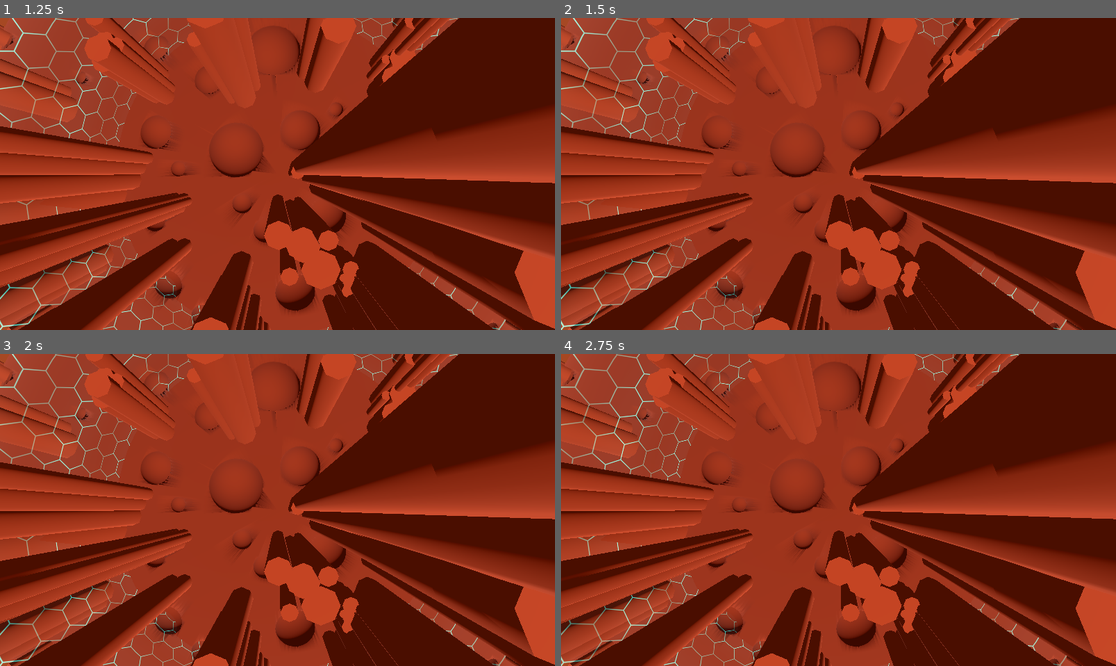
Above: before the commit, frames 1-4 (two rows, left to right).
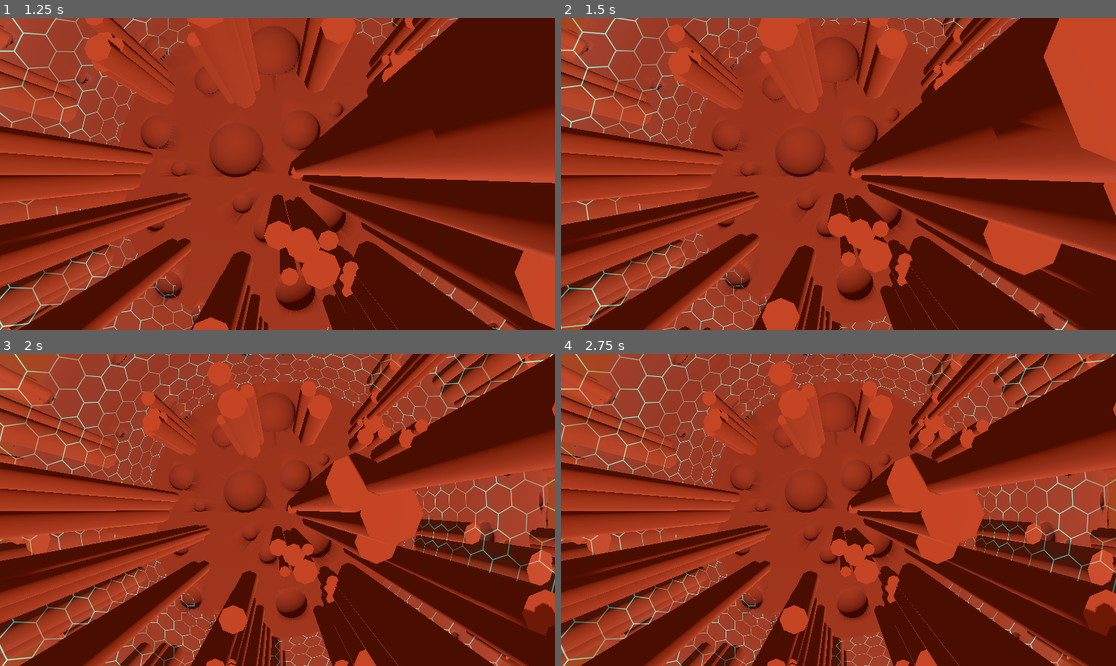
Above: after the commit, the same moments.

Repository: lvlcnapps/st3d
Game: Godot game, scene res://main.tscn
Same seed, same stepped clock (60 frames per second), same inputs: the game is played once before the commit and once after it. This scene is started directly instead of the project's main scene.
Inputs (mouse positions are in pixels of both pictures, inside the frame that each line leads up to):
- Up to frame 1 (1.25 s): tap Enter at 0.5 s; move the mouse to (399, 158) at 0.52 s; hold Right from 0.53 s (still down); hold R from 0.53 s (still down); tap N at 0.6 s; click (399, 158) at 0.67 s; tap Space at 0.77 s
- Up to frame 2 (1.5 s): tap Space at 1.25 s; move the mouse to (727, 189) at 1.27 s; release Right at 1.28 s; release R at 1.28 s; hold Down from 1.28 s (still down); tap R at 1.35 s
- Up to frame 3 (2 s): keep holding Down; tap Space at 1.52 s; tap N at 1.55 s
- Up to frame 4 (2.75 s): move the mouse to (894, 441) at 2.02 s; release Down at 2.03 s; hold Right from 2.03 s (still down); hold R from 2.03 s (still down); tap N at 2.1 s

Frame 1 is identical in both runs. In frame 2, 19% of the frame differs, in the area x 0-100%, y 0-100%; in frame 3, 32%; in frame 4, 32%.

Commit message:
bots + alpha build

Diff:
--- a/boot.gd
+++ b/boot.gd
@@ -22,6 +22,29 @@
 		if multiplayer.multiplayer_peer:
 			multiplayer.multiplayer_peer.close()
 		get_tree().quit()
+
+func _unhandled_input(event: InputEvent) -> void:
+	if multiplayer.is_server() and event is InputEventKey and event.pressed and not event.echo:
+		if event.keycode == KEY_N:
+			spawn_bot()
+
+func spawn_bot() -> void:
+	if not current_level: return
+	var bot_id = randi() % 10000 + 10000 # id > 10000 чтобы не конфликтовать с игроками
+	var bot_nickname = "Bot_" + str(bot_id)
+
+	var player = player_scene.instantiate()
+	player.name = str(bot_id)
+	player.set("sync_nickname", bot_nickname)
+	player.set("is_bot", true)
+
+	var random_offset = Vector3(randf_range(-50, 50), 0, randf_range(-50, 50))
+	player.position = random_offset
+
+	var players_node = current_level.get_node_or_null("Players")
+	if players_node:
+		players_node.add_child(player)
+		print("Spawned bot: ", bot_nickname)
 
 func _ready() -> void:
 	multiplayer.peer_connected.connect(_on_peer_connected)
--- a/bullet.gd
+++ b/bullet.gd
@@ -14,13 +14,6 @@
 	body_entered.connect(_on_body_entered)
 
 func _physics_process(delta: float) -> void:
-	if alive_time > life_time:
-		if multiplayer.is_server():
-			queue_free()
-		return
-
-	alive_time += delta
-
 	if not collision.disabled:
 		global_position += linear_velocity * delta
 
--- a/camera_follow.gd
+++ b/camera_follow.gd
@@ -33,6 +33,12 @@
 	if Input.is_key_pressed(KEY_X):
 		camera_pitch += pitch_speed * delta
 	camera_pitch = clamp(camera_pitch, -90.0, -30.0)
+
+	if Input.is_key_pressed(KEY_UP):
+		camera_height -= zoom_speed * 20.0 * delta
+	if Input.is_key_pressed(KEY_DOWN):
+		camera_height += zoom_speed * 20.0 * delta
+	camera_height = clamp(camera_height, min_camera_height, max_camera_height)
 
 	if target and "sync_hp" in target and target.sync_hp <= 0:
 		target = null
--- a/player.gd
+++ b/player.gd
@@ -4,12 +4,12 @@
 @export var acceleration: float = 15.0
 
 @export var max_angular_speed: float = 3.0
-@export var angular_acceleration: float = 5.0
+@export var angular_acceleration: float = 10.0
 
 @export var bullet_scene: PackedScene = preload("res://bullet.tscn")
 @export var recoil_force: float = 5.0
 @export var shoot_cooldown: float = 0.25
-@export var bullet_base_speed: float = 50.0
+@export var bullet_base_speed: float = 100.0
 
 var current_angular_velocity: float = 0.0
 var current_cooldown: float = 0.0
@@ -18,8 +18,10 @@
 @export var sync_hp: float = 100.0
 @export var sync_energy: float = 100.0
 @export var sync_nickname: String = ""
-
-var client_input = {"turn": 0.0, "move": 0.0, "shoot": false, "auto_sas": false, "ctrl_sas": false, "boost": false, "respawn": false}
+@export var is_bot: bool = false
+@export var sync_acceleration: Vector3 = Vector3.ZERO
+
+var client_input = {"turn": 0.0, "move": 0.0, "strafe": 0.0, "shoot": false, "auto_sas": false, "ctrl_sas": false, "boost": false, "respawn": false}
 
 var auto_sas_enabled: bool = false
 var dead_timer: float = 0.0
@@ -52,9 +54,10 @@
 			laser_mesh.custom_aabb = AABB(Vector3(-1000, -1000, -1000), Vector3(2000, 2000, 2000))
 
 func _physics_process(delta: float) -> void:
-	if str(name) == str(multiplayer.get_unique_id()):
+	if not is_bot and str(name) == str(multiplayer.get_unique_id()):
 		var turn_input: float = 0.0
 		var move_input: float = 0.0
+		var strafe_input: float = 0.0
 		var shoot = false
 		var ctrl_sas = false
 		var boost = false
@@ -65,6 +68,8 @@
 			if Input.is_key_pressed(KEY_D): turn_input -= 1.0
 			if Input.is_key_pressed(KEY_W): move_input += 1.0
 			if Input.is_key_pressed(KEY_S): move_input -= 1.0
+			if Input.is_key_pressed(KEY_LEFT): strafe_input -= 1.0
+			if Input.is_key_pressed(KEY_RIGHT): strafe_input += 1.0
 			shoot = Input.is_key_pressed(KEY_SPACE)
 			ctrl_sas = Input.is_key_pressed(KEY_CTRL)
 			boost = Input.is_key_pressed(KEY_SHIFT)
@@ -74,6 +79,7 @@
 		var input_data = {
 			"turn": turn_input,
 			"move": move_input,
+			"strafe": strafe_input,
 			"shoot": shoot,
 			"auto_sas": auto_sas_enabled,
 			"ctrl_sas": ctrl_sas,
@@ -83,10 +89,12 @@
 		receive_input.rpc_id(1, input_data)
 
 	if multiplayer.is_server():
+		if is_bot:
+			process_bot_ai(delta)
 		apply_physics(delta)
 
 func _unhandled_input(event: InputEvent) -> void:
-	if str(name) == str(multiplayer.get_unique_id()):
+	if not is_bot and str(name) == str(multiplayer.get_unique_id()):
 		if sync_hp > 0 and event is InputEventKey and event.pressed and not event.echo:
 			if event.keycode == KEY_ALT:
 				auto_sas_enabled = !auto_sas_enabled
@@ -169,6 +177,8 @@
 	client_input = input_data
 
 func apply_physics(delta: float) -> void:
+	var old_velocity_before_apply = velocity
+
 	if sync_hp <= 0:
 		if collision_shape: collision_shape.disabled = true
 		dead_timer -= delta
@@ -192,6 +202,7 @@
 
 	var turn_input = client_input.get("turn", 0.0)
 	var move_input = client_input.get("move", 0.0)
+	var strafe_input = client_input.get("strafe", 0.0)
 	var is_shooting = client_input.get("shoot", false)
 	var is_sas = client_input.get("auto_sas", false) or client_input.get("ctrl_sas", false)
 	var is_boost = client_input.get("boost", false)
@@ -206,13 +217,15 @@
 
 	var current_accel = acceleration
 
-	if is_boost and move_input != 0.0 and sync_energy > 0:
+	if is_boost and (move_input != 0.0 or strafe_input != 0.0) and sync_energy > 0:
 		current_accel *= 2.0
 		sync_energy = max(0.0, sync_energy - 30.0 * delta)
 		energy_regen_delay = 1.0
 
 	var forward_dir: Vector3 = -transform.basis.z
+	var right_dir: Vector3 = transform.basis.x
 	velocity += forward_dir * move_input * current_accel * delta
+	velocity += right_dir * strafe_input * current_accel * delta
 
 	if current_cooldown > 0:
 		current_cooldown -= delta
@@ -226,6 +239,8 @@
 
 	var old_velocity = velocity
 	move_and_slide()
+
+	sync_acceleration = (velocity - old_velocity_before_apply) / delta
 
 	for i in get_slide_collision_count():
 		var collision = get_slide_collision(i)
@@ -269,3 +284,68 @@
 	sync_hp -= amount
 	if sync_hp <= 0:
 		dead_timer = 5.0
+
+func process_bot_ai(delta: float) -> void:
+	if sync_hp <= 0:
+		client_input = {"turn": 0.0, "move": 0.0, "strafe": 0.0, "shoot": false, "auto_sas": false, "ctrl_sas": false, "boost": false, "respawn": true}
+		return
+
+	var target: CharacterBody3D = null
+	var min_dist = 100000.0
+
+	for sibling in get_parent().get_children():
+		if sibling != self and sibling is CharacterBody3D and "sync_hp" in sibling and sibling.sync_hp > 0:
+			var d = global_position.distance_to(sibling.global_position)
+			if d < min_dist:
+				min_dist = d
+				target = sibling
+
+	var new_input = {"turn": 0.0, "move": 0.0, "strafe": 0.0, "shoot": false, "auto_sas": false, "ctrl_sas": false, "boost": false, "respawn": false}
+
+	if target:
+		var target_pos = target.global_position
+		var target_vel = target.velocity
+
+		# Алгоритм баллистики (аналитический из EdgarBrain)
+		var D = target_pos - global_position
+		var V_rel = target_vel - velocity
+
+		var D2 = Vector2(D.x, D.z)
+		var V_rel2 = Vector2(V_rel.x, V_rel.z)
+
+		var b = D2.angle() - V_rel2.angle()
+		var sina = sin(b) * V_rel2.length() / bullet_base_speed
+
+		var aim_angle = D2.angle()
+		if abs(sina) <= 1.0:
+			aim_angle -= asin(sina)
+
+		var aim_dir = Vector3(cos(aim_angle), 0, sin(aim_angle)).normalized()
+		var forward = -transform.basis.z
+
+		# Вычисляем разницу углов со знаком
+		var point = forward.signed_angle_to(aim_dir, Vector3.UP)
+		print("Некий поинт = " + str(point))
+		var speed = current_angular_velocity
+		var dist = abs(point)
+
+		# ПД-регулятор из EdgarBrain (turn_to_angle)
+		if dist < 0.003 or abs(speed) > PI:
+			new_input["ctrl_sas"] = true
+		else:
+			if point > 0:
+				if speed == 0 or abs(point / speed) > abs(speed / angular_acceleration):
+					new_input["turn"] = 1.0
+				else:
+					new_input["ctrl_sas"] = true
+			else:
+				if speed == 0 or abs(point / speed) > abs(speed / angular_acceleration):
+					new_input["turn"] = -1.0
+				else:
+					new_input["ctrl_sas"] = true
+
+		# Стреляем, если смотрим почти точно на цель
+		if aim_dir.dot(forward) > 0.999:
+			new_input["shoot"] = true
+
+	client_input = new_input
--- a/player.tscn
+++ b/player.tscn
@@ -6,6 +6,18 @@
 [sub_resource type="CylinderShape3D" id="CylinderShape3D_1"]
 height = 3.0
 radius = 1.5
+
+[sub_resource type="StandardMaterial3D" id="StandardMaterial3D_laser"]
+transparency = 1
+albedo_color = Color(1, 0.2, 0.2, 0.5)
+emission_enabled = true
+emission = Color(1, 0.2, 0.2, 1)
+
+[sub_resource type="CylinderMesh" id="CylinderMesh_laser"]
+material = SubResource("StandardMaterial3D_laser")
+top_radius = 0.02
+bottom_radius = 0.02
+height = 1.0
 
 [sub_resource type="SceneReplicationConfig" id="SceneReplicationConfig_player"]
 properties/0/path = NodePath(".:position")
@@ -26,22 +38,15 @@
 properties/5/path = NodePath(".:sync_nickname")
 properties/5/spawn = true
 properties/5/replication_mode = 1
-
-[sub_resource type="StandardMaterial3D" id="StandardMaterial3D_laser"]
-transparency = 1
-albedo_color = Color(1, 0.2, 0.2, 0.5)
-emission_enabled = true
-emission = Color(1, 0.2, 0.2, 1)
-
-[sub_resource type="CylinderMesh" id="CylinderMesh_laser"]
-material = SubResource("StandardMaterial3D_laser")
-top_radius = 0.02
-bottom_radius = 0.02
-height = 1.0
+properties/6/path = NodePath(".:is_bot")
+properties/6/spawn = true
+properties/6/replication_mode = 1
+properties/7/path = NodePath(".:sync_acceleration")
+properties/7/spawn = true
+properties/7/replication_mode = 1
 
 [node name="Player" type="CharacterBody3D" unique_id=1010021696]
 script = ExtResource("1")
-recoil_force = 5.0
 
 [node name="CollisionShape3D" type="CollisionShape3D" parent="." unique_id=111414587]
 shape = SubResource("CylinderShape3D_1")
@@ -49,22 +54,22 @@
 [node name="ShipModel" parent="." unique_id=65351180 instance=ExtResource("2")]
 transform = Transform3D(-1.31134e-07, 0, 3, 0, 3, 0, -3, 0, -1.31134e-07, 0, 0, 0)
 
-[node name="ShipLight" type="OmniLight3D" parent="."]
+[node name="ShipLight" type="OmniLight3D" parent="." unique_id=2139214807]
 transform = Transform3D(1, 0, 0, 0, 1, 0, 0, 0, 1, 0, 2, 0)
 light_color = Color(0.9, 0.95, 1, 1)
 light_energy = 0.8
 omni_range = 15.0
 
-[node name="NicknameLabel" type="Label3D" parent="."]
+[node name="NicknameLabel" type="Label3D" parent="." unique_id=137775442]
 transform = Transform3D(1, 0, 0, 0, 1, 0, 0, 0, 1, 0, 4, 0)
 billboard = 1
 no_depth_test = true
 render_priority = 100
 text = "Player"
 
-[node name="LaserPivot" type="Node3D" parent="."]
+[node name="LaserPivot" type="Node3D" parent="." unique_id=1119737742]
 
-[node name="LaserMesh" type="MeshInstance3D" parent="LaserPivot"]
+[node name="LaserMesh" type="MeshInstance3D" parent="LaserPivot" unique_id=2112724528]
 transform = Transform3D(1, 0, 0, 0, -4.37114e-08, -1, 0, 1, -4.37114e-08, 0, 0, -0.5)
 mesh = SubResource("CylinderMesh_laser")
 
@@ -88,7 +93,7 @@
 theme_override_font_sizes/font_size = 24
 text = "Speed: 0.0 units/s"
 
-[node name="CenterContainer" type="CenterContainer" parent="HUD"]
+[node name="CenterContainer" type="CenterContainer" parent="HUD" unique_id=601683405]
 anchors_preset = 15
 anchor_right = 1.0
 anchor_bottom = 1.0
@@ -96,11 +101,10 @@
 grow_vertical = 2
 mouse_filter = 2
 
-[node name="DeadLabel" type="Label" parent="HUD/CenterContainer"]
+[node name="DeadLabel" type="Label" parent="HUD/CenterContainer" unique_id=292847958]
 layout_mode = 2
 theme_override_colors/font_color = Color(1, 0.2, 0.2, 1)
 theme_override_font_sizes/font_size = 48
-text = ""
 horizontal_alignment = 1
 
 [node name="MultiplayerSynchronizer" type="MultiplayerSynchronizer" parent="." unique_id=837911470]
Not shown, added: brain_script.txt
Not shown, added: export_presets.cfg
Not shown, added: build.zip
Not shown, added: build/ST3D.console.exe
Not shown, added: build/ST3D.exe
Not shown, added: build/ST3D.pck
